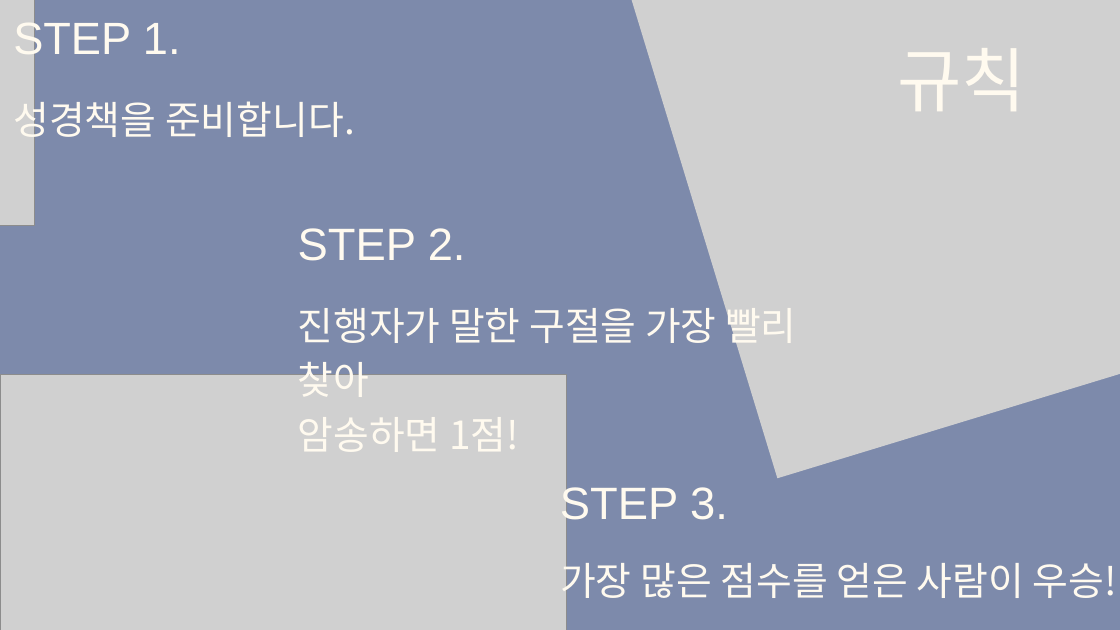
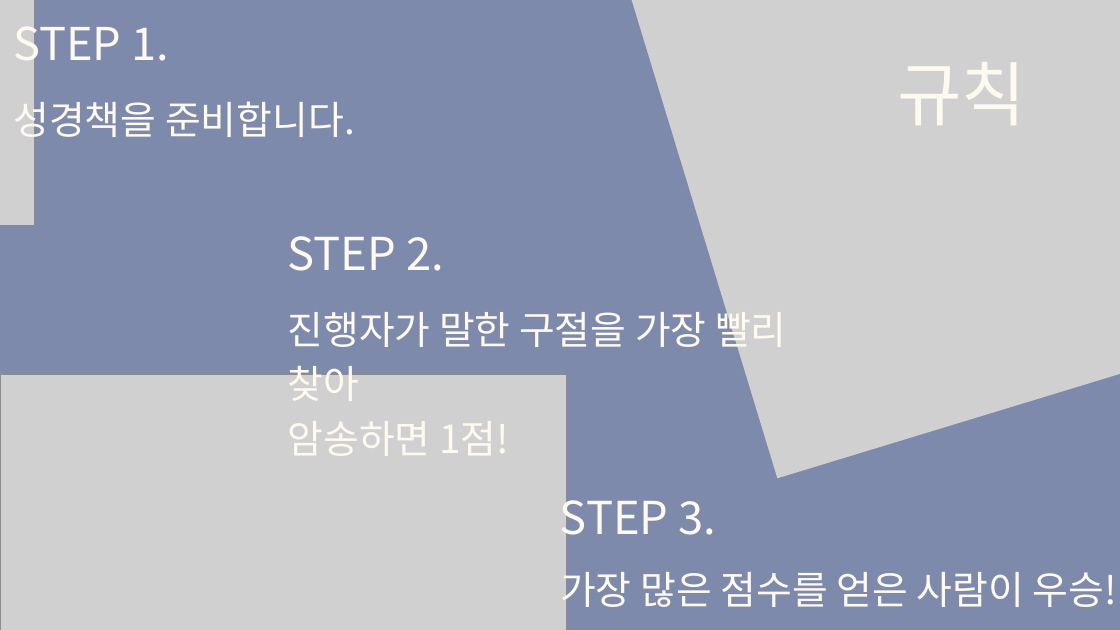
Before and after one commit to tkdgns25300/sunday_play, a slide deck: slide 2 of public/downloads/games/bible-speed/rules.pptx. Drawn at 1120x630 pixels with LibreOffice and Linux fonts; fonts in the diff are those of the drawing; grey boxes stand for pictures. Boxes give left, top, right and bottom in pixels: in the first picture for what was removed or moved away, otherwise in the second. Text is boxed around its words. In the diff, an @@ line names an element or a change of style, - is before the commit and + after.

```diff
--- a/public/downloads/games/bible-speed/rules.pptx
+++ b/public/downloads/games/bible-speed/rules.pptx
@@ text "규칙": place and size @@
-text "규칙" at [897,48,1026,111]
+text "규칙" at [897,62,1026,125]
@@ font Arial to Noto Sans CJK KR in 4 elements at [13,14,170,71], [897,62,1026,125], [560,488,717,546], [288,236,444,271] @@
@@ text "STEP 2.": place and size @@
-text "STEP 2." at [298,228,466,261]
+text "STEP 2." at [288,236,444,271]
@@ text "진행자가 말한 구절을 가장 빨리 ..." rewrapped from [298,308,796,452] to [288,304,786,456] @@
@@ text "가장 많은 점수를 얻은 사람이 ...": place and size @@
-text "가장 많은 점수를 얻은 사람이 ..." at [560,556,1118,606]
+text "가장 많은 점수를 얻은 사람이 ..." at [560,564,1118,614]
```
Also in this commit, not shown: 27 other slides changed, 3 other files.
